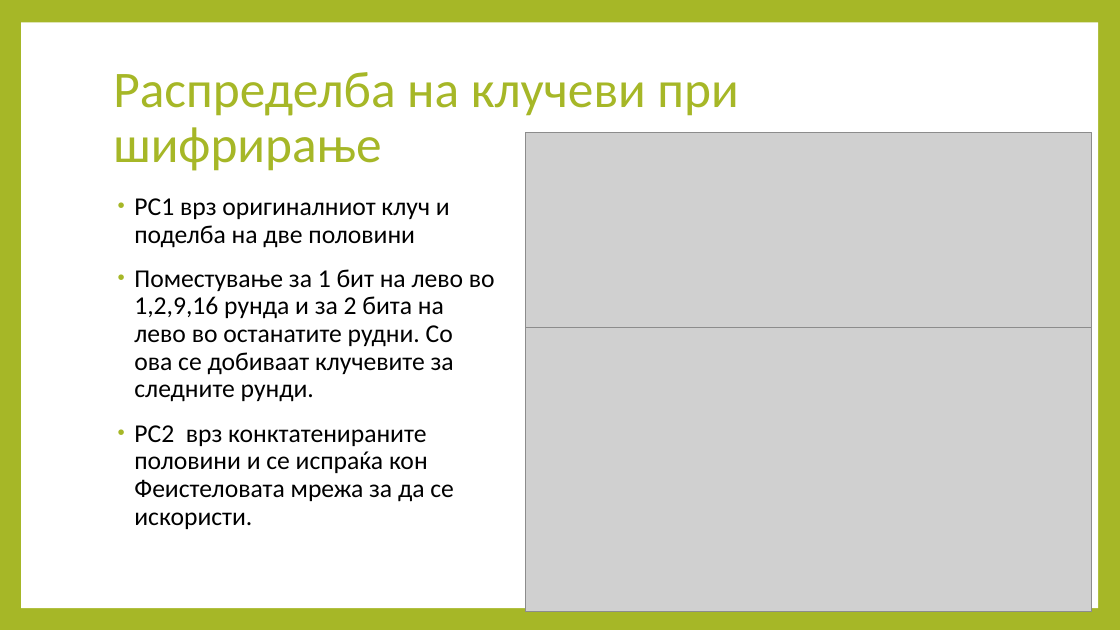
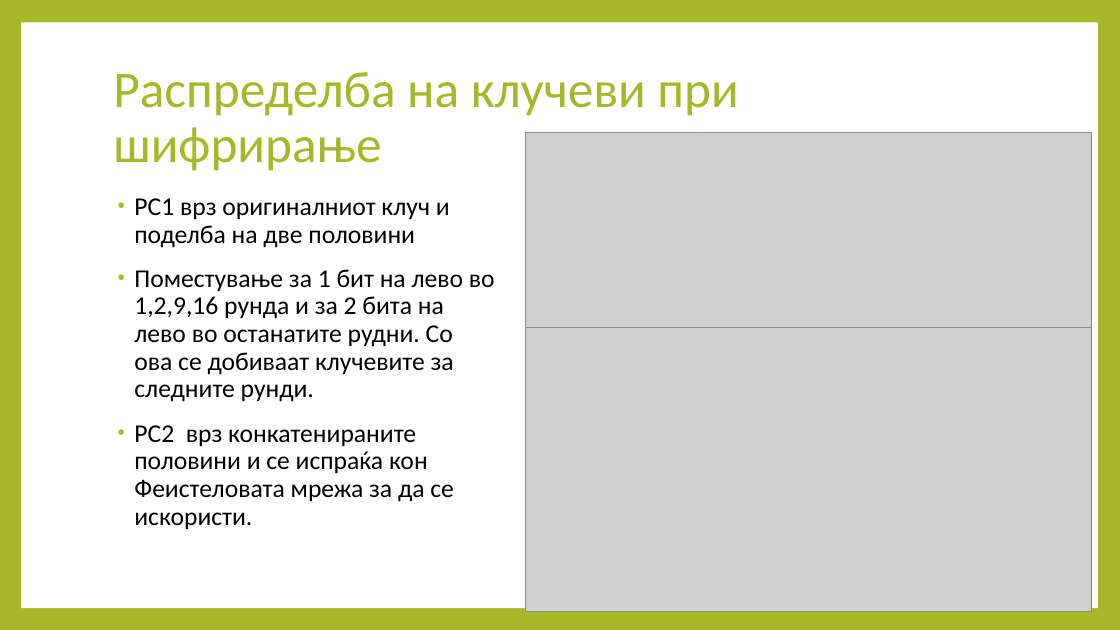
Before and after one commit to IvanNikolovBT/CRYPTOGRAPHY-DES, a slide deck: slide 3 of Симулација на слаби клучеви во ДЕС.pptx. Drawn at 1120x630 pixels with LibreOffice and Linux fonts; fonts in the diff are those of the drawing; grey boxes stand for pictures. Boxes give left, top, right and bottom in pixels: in the first picture for what was removed or moved away, otherwise in the second. Text is boxed around its words. In the diff, an @@ line names an element or a change of style, - is before the commit and + after.

```diff
--- a/Симулација на слаби клучеви во ДЕС.pptx
+++ b/Симулација на слаби клучеви во ДЕС.pptx
@@ text at bbox=[134, 425, 454, 529]: text changed @@
-• PC2 врз конктатенираните половини и се испраќа кон Феистеловата мрежа за да се искористи.
+• PC2 врз конкатенираните половини и се испраќа кон Феистеловата мрежа за да се искористи.
```
Also in this commit, not shown: 1 other slide changed.
